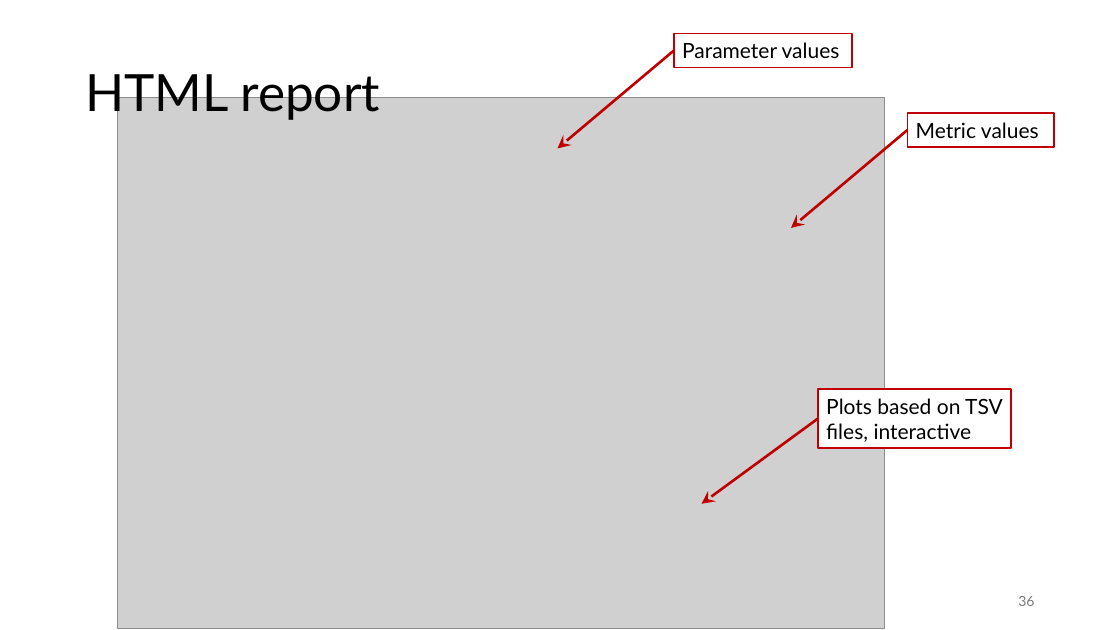
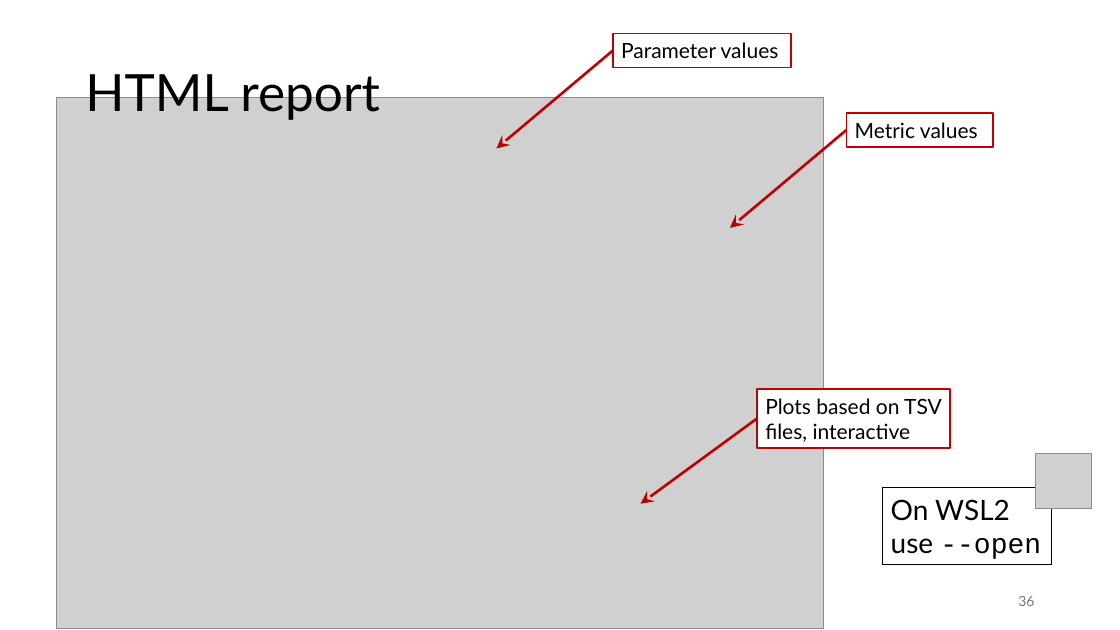
Before and after one commit to gjbex/MLOps-on-HPC, a slide deck: slide 36 of mlops_on_hpc.pptx. Drawn at 1120x630 pixels with LibreOffice and Linux fonts; fonts in the diff are those of the drawing; grey boxes stand for pictures. Boxes give left, top, right and bottom in pixels: in the first picture for what was removed or moved away, otherwise in the second. Text is boxed around its words. In the diff, an @@ line names an element or a change of style, - is before the commit and + after.

Commit message:
Add remark on --open, wslview

```diff
--- a/mlops_on_hpc.pptx
+++ b/mlops_on_hpc.pptx
@@ 3 rectangles, 3 arrows, 1 picture: place and size @@
-3 rectangles, 3 arrows, 1 picture at (118, 34, 1054, 628)
+3 rectangles, 3 arrows, 1 picture at (57, 34, 994, 628)
@@ picture added at (1035, 453, 1091, 508) @@
@@ rectangle added at (883, 488, 1052, 565), outline #000000 0.75 pt, 24 pt, text #000000 @@
+On WSL2
+use --open
```
Also in this commit, not shown: 2 other slides changed.
